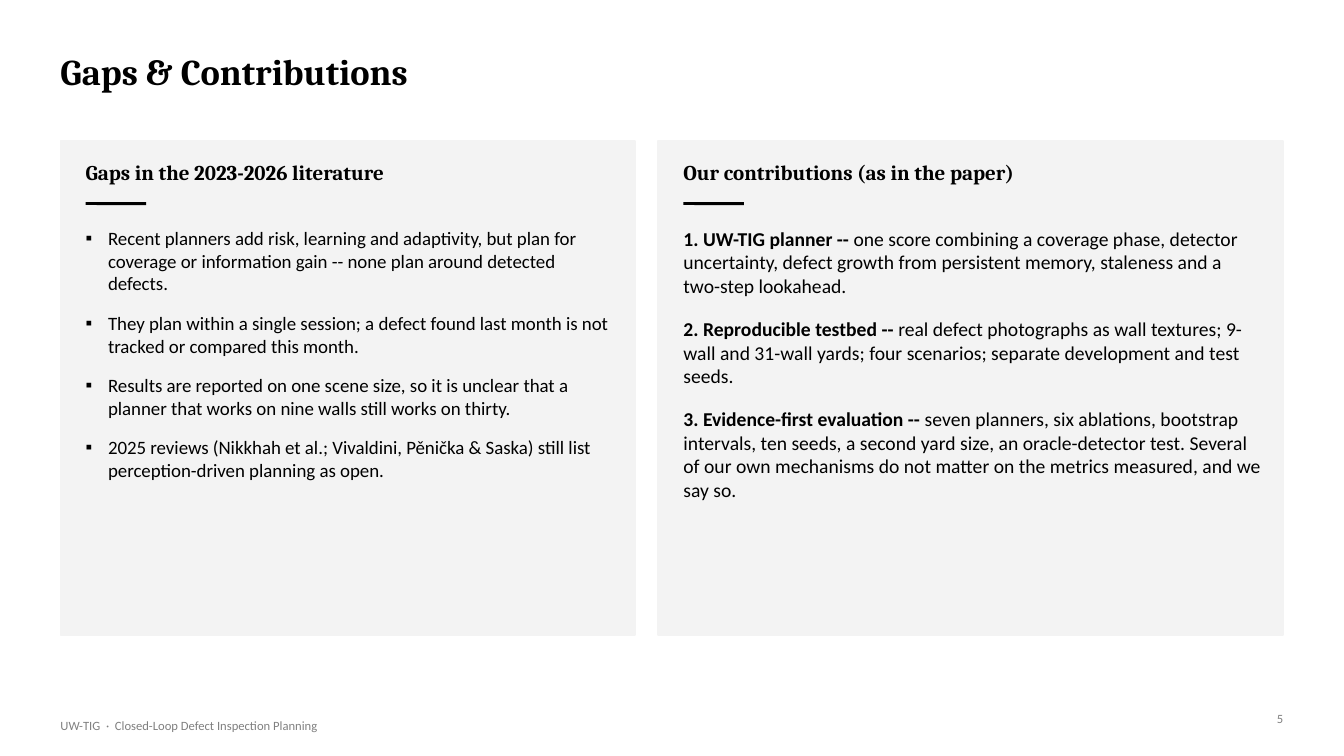
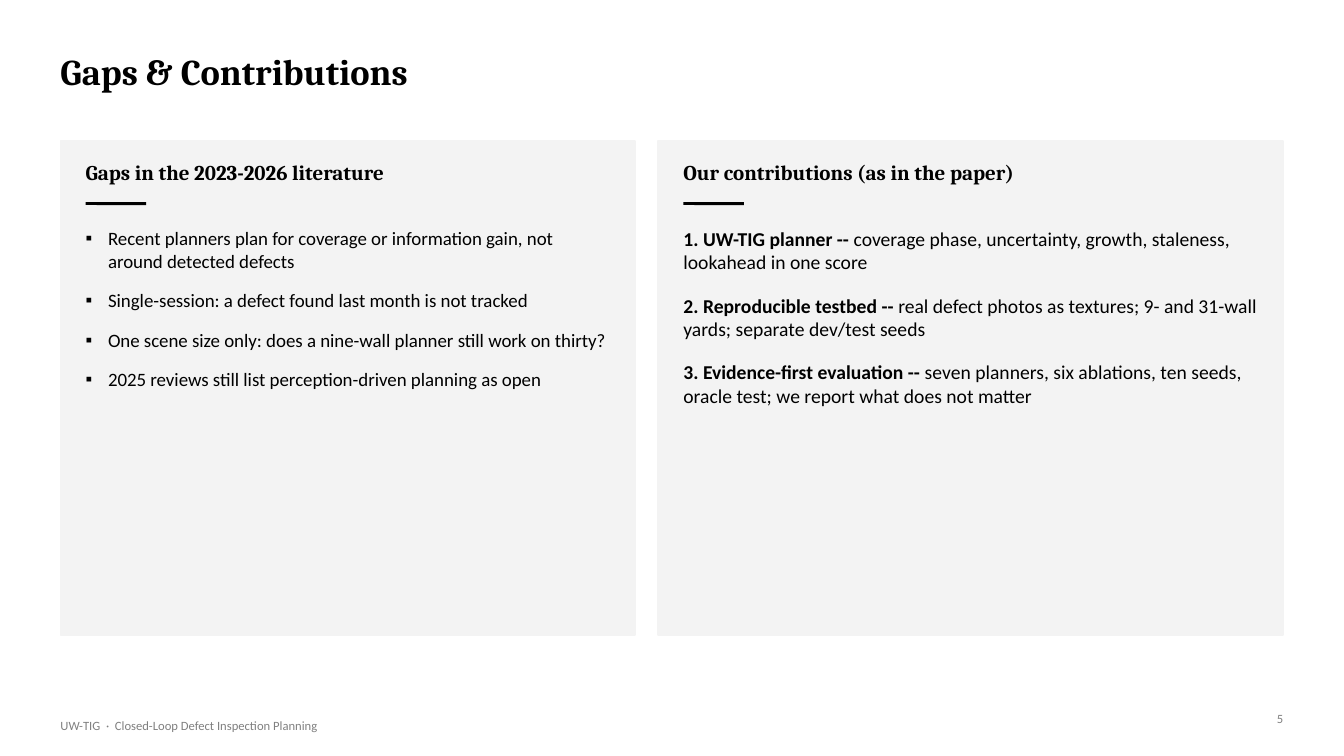
Before and after one commit to DrNeel11/project_work_1, a slide deck: slide 5 of drone-sim-today/UW-TIG_Review_Deck.pptx. Drawn at 1344x756 pixels with LibreOffice and Linux fonts; fonts in the diff are those of the drawing. Boxes give left, top, right and bottom in pixels: in the first picture for what was removed or moved away, otherwise in the second. Text is boxed around its words. In the diff, an @@ line names an element or a change of style, - is before the commit and + after.

```diff
--- a/drone-sim-today/UW-TIG_Review_Deck.pptx
+++ b/drone-sim-today/UW-TIG_Review_Deck.pptx
@@ text at (108, 232, 606, 390): text changed @@
-▪ Recent planners add risk, learning and adaptivity, but plan for coverage or information gain -- none plan around detected defects.
-▪ They plan within a single session; a defect found last month is not tracked or compared this month.
-▪ Results are reported on one scene size, so it is unclear that a planner that works on nine walls still works on thirty.
-▪ 2025 reviews (Nikkhah et al.; Vivaldini, Pěnička & Saska) still list perception-driven planning as open.
+▪ Recent planners plan for coverage or information gain, not around detected defects
+▪ Single-session: a defect found last month is not tracked
+▪ One scene size only: does a nine-wall planner still work on thirty?
+▪ 2025 reviews still list perception-driven planning as open
@@ text at (683, 232, 1256, 406): text changed @@
-▪ 1. UW-TIG planner -- one score combining a coverage phase, detector uncertainty, defect growth from persistent memory, staleness and a two-step lookahead.
-▪ 2. Reproducible testbed -- real defect photographs as wall textures; 9-wall and 31-wall yards; four scenarios; separate development and test seeds.
-▪ 3. Evidence-first evaluation -- seven planners, six ablations, bootstrap intervals, ten seeds, a second yard size, an oracle-detector test. Several of our own mechanisms do not matter on the metrics measured, and we say so.
+▪ 1. UW-TIG planner -- coverage phase, uncertainty, growth, staleness, lookahead in one score
+▪ 2. Reproducible testbed -- real defect photos as textures; 9- and 31-wall yards; separate dev/test seeds
+▪ 3. Evidence-first evaluation -- seven planners, six ablations, ten seeds, oracle test; we report what does not matter
```
Also in this commit, not shown: 11 other slides changed, 1 other file.
